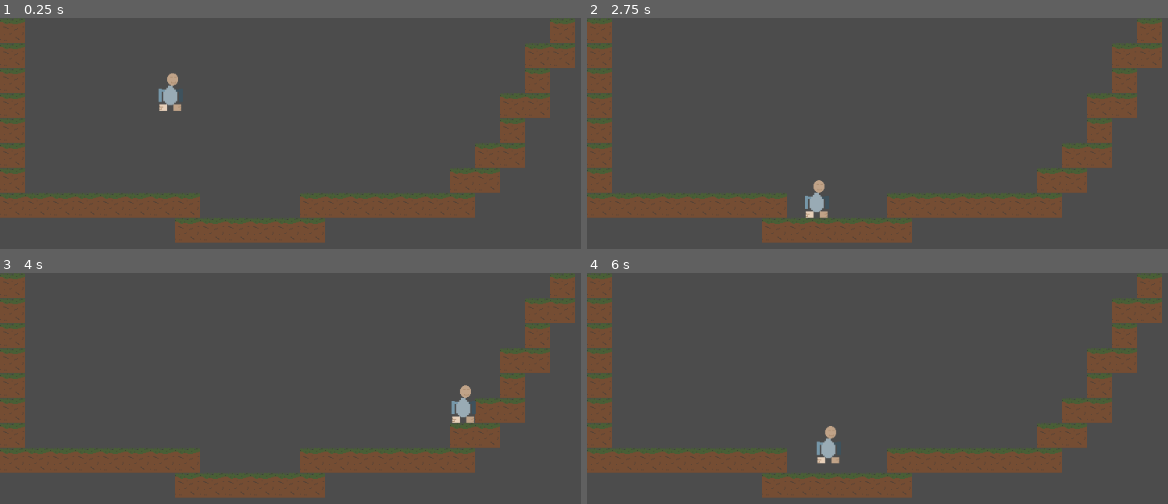
Above: before the commit, frames 1-4 (two rows, left to right).
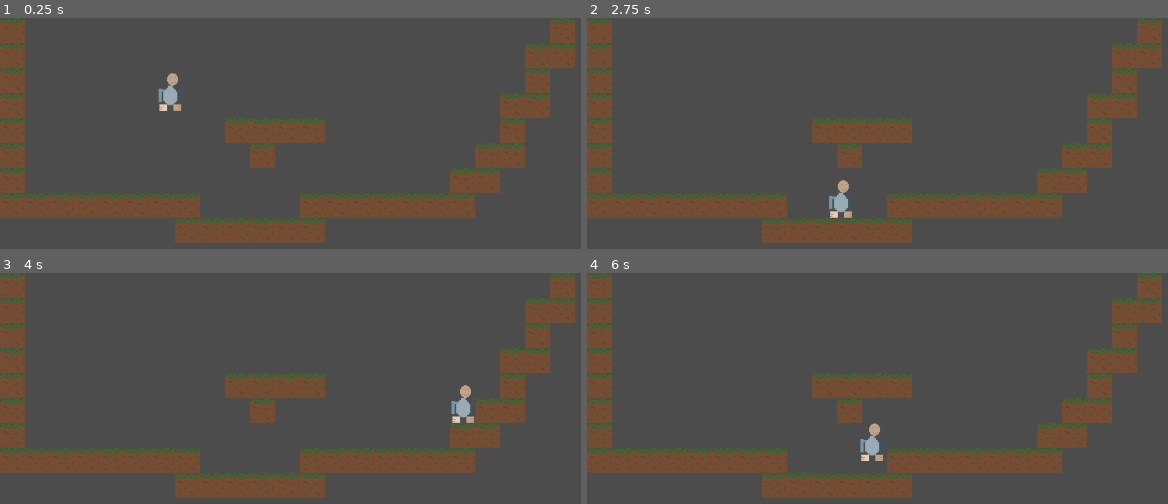
Above: after the commit, the same moments.

Repository: kristianbrox/skog
Game: Godot game, scene res://src/Levels/LevelTemplate.tscn
Two runs of this game, one before a commit and one after it. Both use one fixed random seed, a clock stepped at 60 frames per second and the inputs below. The project has no main scene, so this scene is started directly.
Inputs:
- Up to frame 1 (0.25 s): no input
- Up to frame 2 (2.75 s): hold D (move_right) 0.53-2.03 s; tap Space (jump) at 0.77, 1.52 s; hold A (move_left) from 2.03 s (still down)
- Up to frame 3 (4 s): release A (move_left) at 2.78 s; hold D (move_right) from 2.78 s (still down); tap Space (jump) at 3.02, 3.77 s
- Up to frame 4 (6 s): tap Enter at 4.25 s; release D (move_right) at 4.28 s; hold A (move_left) 4.28-5.03 s; tap Space (jump) at 4.52, 5.75 s; hold D (move_right) 5.03-5.78 s; hold A (move_left) from 5.78 s (still down)

The runs differ from the first frame. In frame 1, 1.8% of the frame differs, in the area x 38-56%, y 44-65%; in frame 2, 2.5%, in the area x 37-56%, y 44-87%; in frame 3, 1.8%; in frame 4, 2.5%.

Commit message:
Adding some changes to test map and jump hight

Diff:
--- a/godot/src/Actors/Actor.gd
+++ b/godot/src/Actors/Actor.gd
@@ -2,6 +2,6 @@
 class_name Actor
 
 const FLOOR_NORMAL := Vector2.UP
-export var speed := Vector2(300.0, 600.0)
+export var speed := Vector2(300.0, 650.0)
 export var gravity := 2000.0
 var _velocity := Vector2.ZERO
--- a/godot/src/Levels/LevelTemplate.tscn
+++ b/godot/src/Levels/LevelTemplate.tscn
@@ -37,7 +37,7 @@
 collision_layer = 8
 collision_mask = 0
 format = 1
-tile_data = PoolIntArray( 0, 0, 0, 22, 0, 0, 65536, 0, 0, 65 …(72 unchanged characters)… , 0, 0, 196629, 0, 0, 262144, 0, 0, 262164, 0, 0, 327680, 0, 0, 327699, 0, 0, 327700, 0, 0, 393 …(333 unchanged characters)…
+tile_data = PoolIntArray( 0, 0, 0, 22, 0, 0, 65536, 0, 0, 65 …(72 unchanged characters)… , 0, 0, 196629, 0, 0, 262144, 0, 0, 262153, 0, 0, 262154, 0, 0, 262155, 0, 0, 262156, 0, 0, 262164, 0, 0, 327680, 0, 0, 327690, 0, 0, 327699, 0, 0, 327700, 0, 0, 393 …(333 unchanged characters)…
 
 [node name="Player" parent="." instance=ExtResource( 2 )]
 position = Vector2( 219, 52 )
